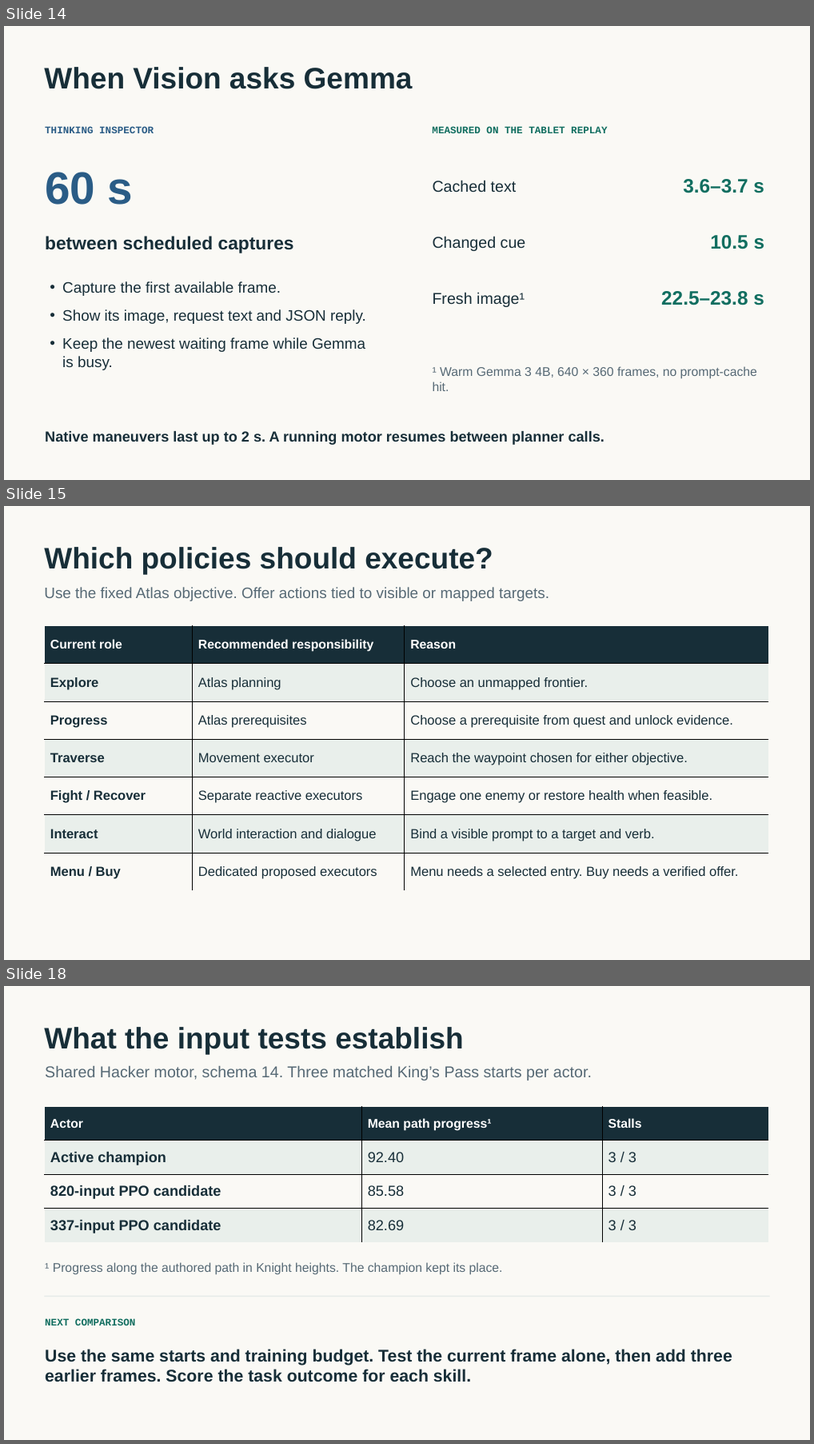
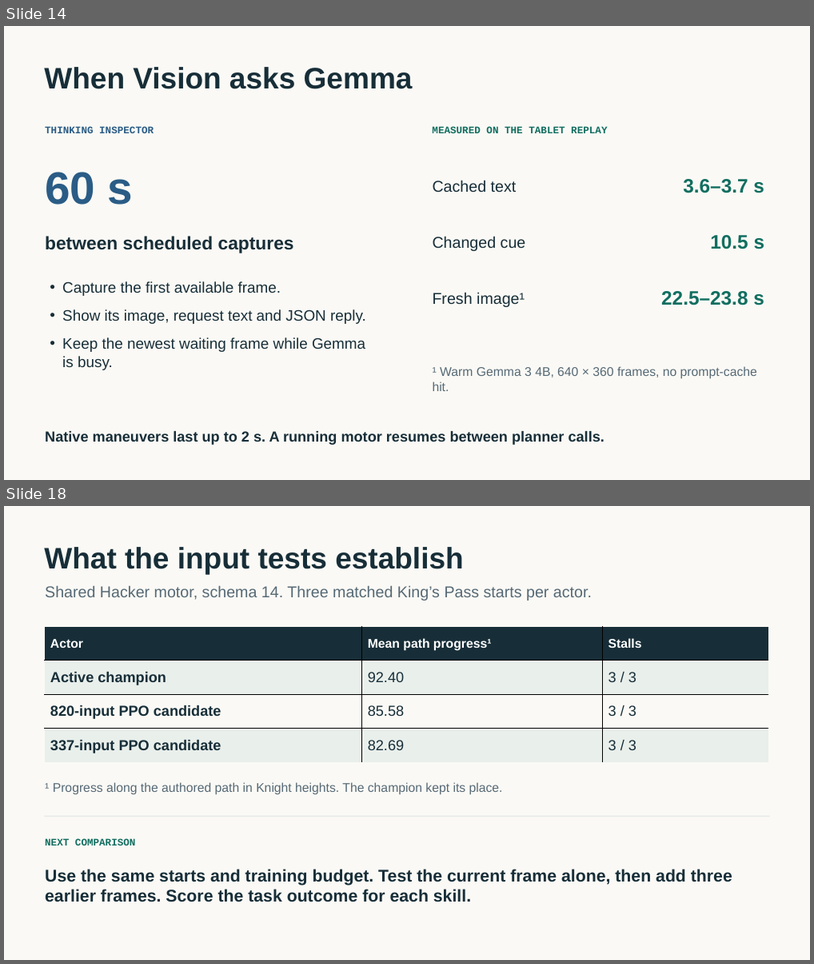
Before and after one commit to tabutyn/hollow-knight-vision, a slide deck: docs/playing-policies/playing-policies.pptx. Shown one above the other, each under a label of ours: slides 14, 15 and 18 before the commit, slides 14 and 18 after it; the slides between them are not shown. The pictures are 814x1444 and 814x964 pixels, drawn with LibreOffice and Linux fonts; fonts in the diff are those of the drawing. Boxes give left, top, right and bottom in pixels: in the first picture for what was removed or moved away, otherwise in the second. Text is boxed around its words. In the diff, an @@ line names an element or a change of style, - is before the commit and + after.

Commit message:
Bind Gemma policy scores to live targets and verify the handoff in game

```diff
--- a/docs/playing-policies/playing-policies.pptx
+++ b/docs/playing-policies/playing-policies.pptx
@@ slide 15 removed at <box>4,506,810,960</box>, background #FAF9F5 @@
@@ text removed at <box>44,547,494,574</box> @@
-Which policies should execute?
@@ text removed at <box>44,587,550,601</box> @@
-Use the fixed Atlas objective. Offer actions tied to visible or mapped targets.
@@ table removed at <box>45,626,770,891</box>, 7 rows, 3 columns @@
-Current role | Recommended responsibility | Reason
-Explore | Atlas planning | Choose an unmapped frontier.
-Progress | Atlas prerequisites | Choose a prerequisite from quest and unlock evidence.
-Traverse | Movement executor | Reach the waypoint chosen for either objective.
-Fight / Recover | Separate reactive executors | Engage one enemy or restore health when feasible.
-Interact | World interaction and dialogue | Bind a visible prompt to a target and verb.
-Menu / Buy | Dedicated proposed executors | Menu needs a selected entry. Buy needs a verified offer.
```
Also in this commit, not shown: 3 slides changed, 9 slides added, 8 other slides removed, 33 other files.
